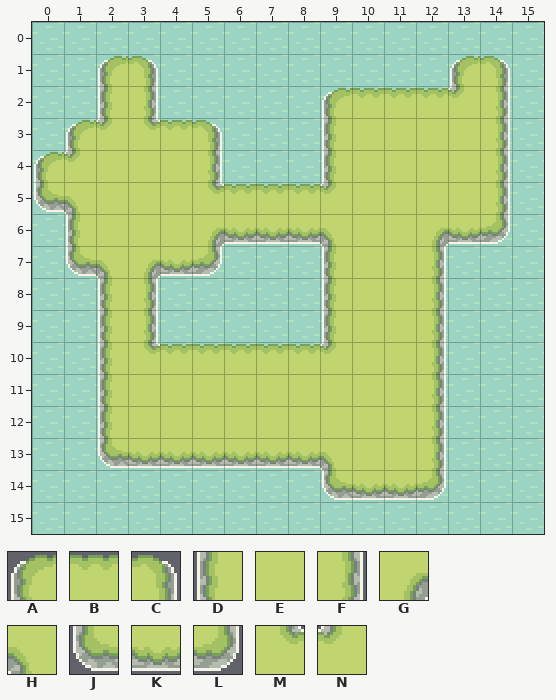
Two states of a Tiled map, assets/patterns.tmx. Above is the file before it was changed.
Cells are 16x16 px. Shown: x 0..15, y 0..15.
Key: from "master": A 0, B 1, C 2, D 16, E 17, F 18, G 21, H 22, J 32, K 33, L 34, M 37, N 38.
_ is an empty cell.
Layers that did not change in this view are not listed.
Layer "grass" before, first column x 0:
 0 ________________
 1 __AC_________AC_
 2 __DF_____ABBBNF_
 3 _ANMBC___DEEEEF_
 4 ANEEEF___DEEEEF_
 5 JHEEEMBBBNEEEEF_
 6 _DEEEGKKKHEEGKL_
 7 _JHGKL___DEEF___
 8 __DF_____DEEF___
 9 __DF_____DEEF___
10 __DMBBBBBNEEF___
11 __DEEEEEEEEEF___
12 __DEEEEEEEEEF___
13 __JKKKKKKHEEF___
14 _________JKKL___
15 ________________
The same view after the edit:
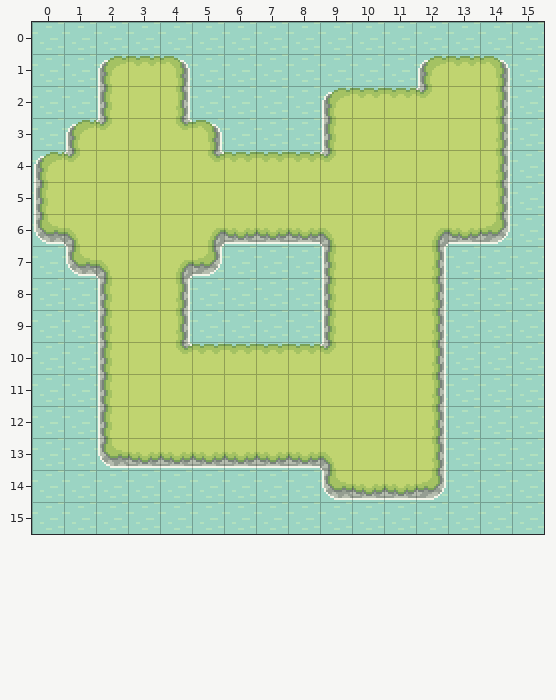
Edits made:
Changed rows in their new state; . is an unchanged cell.
Layer "grass":
first column x 0:
 1 ...BC.......AB
 2 ...EF.......NE
 3 ...EM.........
 4 .....MBBBN....
 5 DE...EEEEE....
 6 JH............
 7 ...EG.........
 8 ...EF.........
 9 ...EF.........
10 ...EM.........
Pixel boxes of the changes (left, top, right, bottom) in both pictures:
changed: (128, 56, 336, 194)
changed: (416, 56, 478, 98)
changed: (34, 190, 80, 246)
changed: (144, 260, 192, 354)
